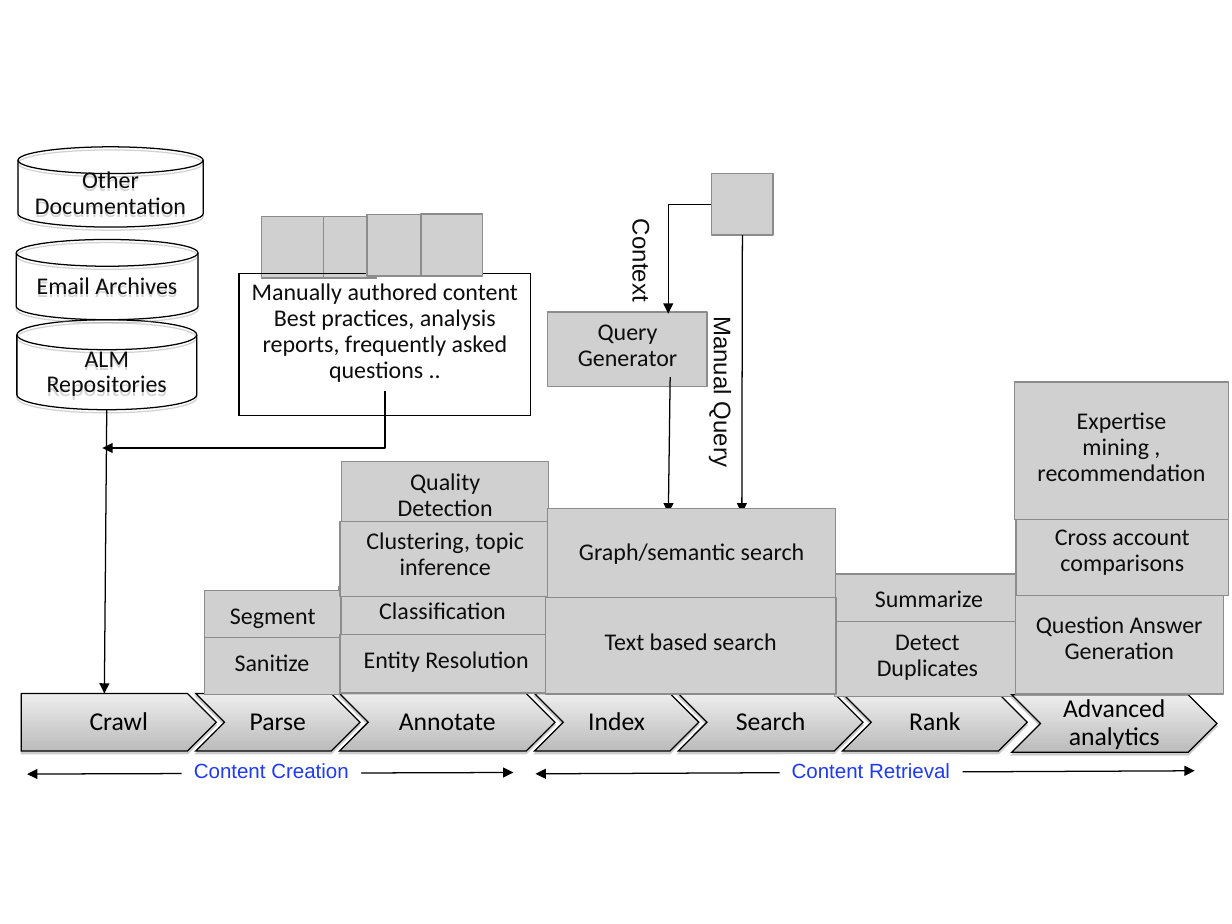
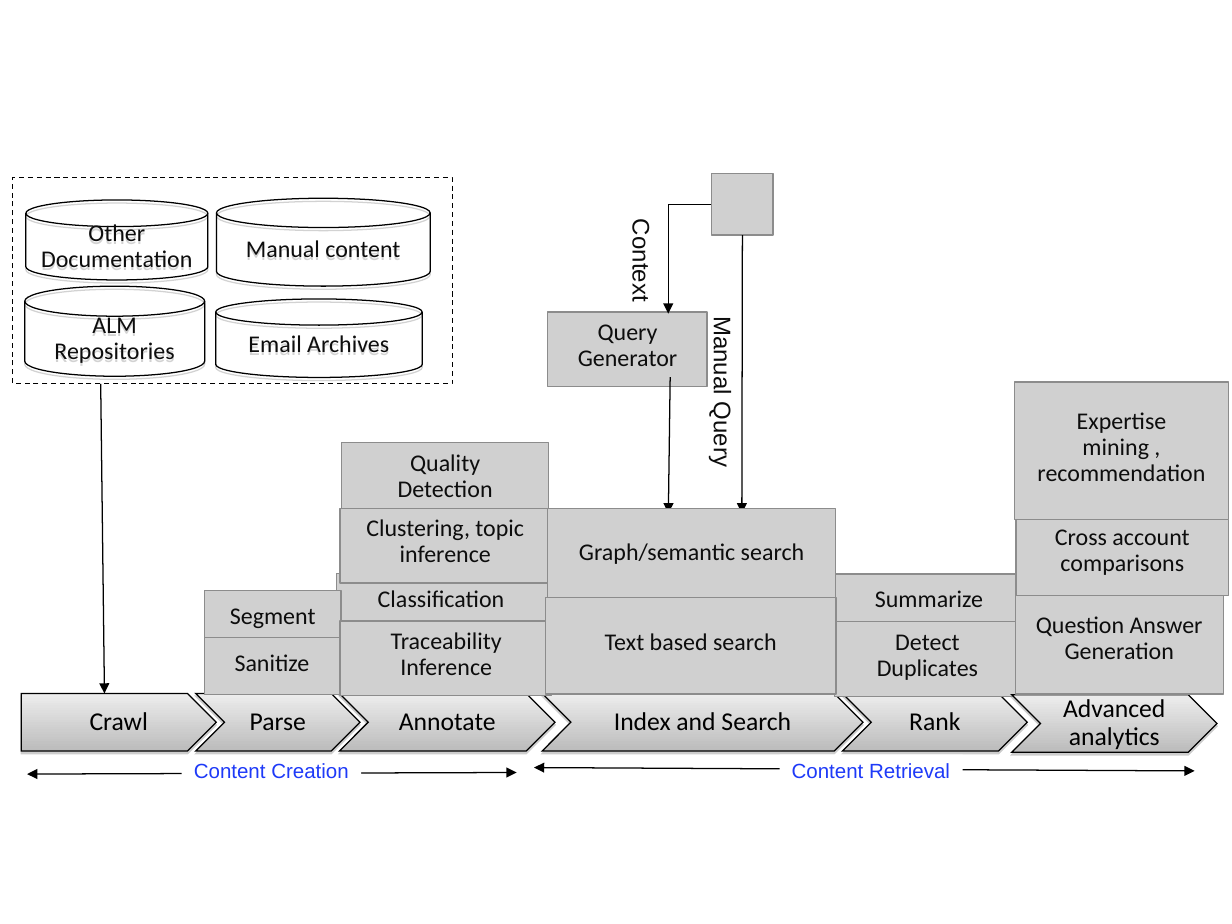
Before and after one commit to schandragit/fose-services, a slide deck: slide 3 of figs/figs.ppt. Drawn at 1232x924 pixels with LibreOffice and Linux fonts; fonts in the diff are those of the drawing; grey boxes stand for pictures. Boxes give left, top, right and bottom in pixels: in the first picture for what was removed or moved away, otherwise in the second. Text is boxed around its words. In the diff, an @@ line names an element or a change of style, - is before the commit and + after.

```diff
--- a/figs/figs.ppt
+++ b/figs/figs.ppt
@@ rectangle added at (12,177,452,384), outline #000000 0.74 pt dashed @@
@@ cylinder "Other Documentation": place and size @@
-cylinder "Other Documentation" at (18,147,203,227)
+cylinder "Other Documentation" at (26,200,208,280)
@@ cylinder added at (217,198,430,286), outline #000000 0.74 pt, 14 pt, text #0D0D0D @@
+Manual content
@@ picture removed at (262,217,324,278) @@
@@ picture removed at (314,217,376,278) @@
@@ picture removed at (367,214,429,276) @@
@@ picture removed at (421,214,483,276) @@
@@ cylinder "ALM Repositories": place and size @@
-cylinder "ALM Repositories" at (17,320,197,410)
+cylinder "ALM Repositories" at (25,286,205,376)
@@ cylinder "Email Archives": place and size @@
-cylinder "Email Archives" at (16,239,198,319)
+cylinder "Email Archives" at (216,299,423,378)
@@ rectangle removed at (239,274,531,415) @@
-Manually authored content
-Best practices, analysis reports, frequently asked questions ..
@@ arrow moved from (107, 410) - (105, 694) to (101, 384) - (105, 694) @@
@@ elbow arrow removed from (386, 391) to (102, 448) @@
@@ picture: place and size @@
-picture at (341,462,548,537)
+picture at (341,442,548,517)
@@ text "Quality Detection" rewrapped from (398,473,493,522) to (398,454,493,497) @@
@@ picture: place and size @@
-picture at (340,521,551,596)
+picture at (340,509,551,584)
@@ text "Clustering, topic inference": place and size @@
-text "Clustering, topic inference" at (366,532,524,575)
+text "Clustering, topic inference" at (366,519,524,562)
@@ picture: place and size @@
-picture at (339,586,552,644)
+picture at (336,573,549,631)
@@ text "Classification": place and size @@
-text "Classification" at (379,602,506,619)
+text "Classification" at (378,590,505,607)
@@ picture: place and size @@
-picture at (340,634,552,692)
+picture at (340,621,552,696)
@@ text removed at (364,651,528,672) @@
-Entity Resolution
@@ text added at (391,632,502,675), 14 pt, text #0D0D0D @@
+Traceability Inference
@@ freeform shape removed at (535,694,699,752) @@
-Index
@@ freeform shape "Index and Search": place and size @@
-freeform shape "Index and Search" at (679,694,864,752)
+freeform shape "Index and Search" at (542,694,862,752)
@@ text in freeform shape at (614,712,791,730): text changed @@
-Search
+Index and Search
@@ double arrow moved from (536, 774) - (1195, 771) to (533, 768) - (1195, 771) @@
```
Also in this commit, not shown: 1 other slide changed, 1 other file.
